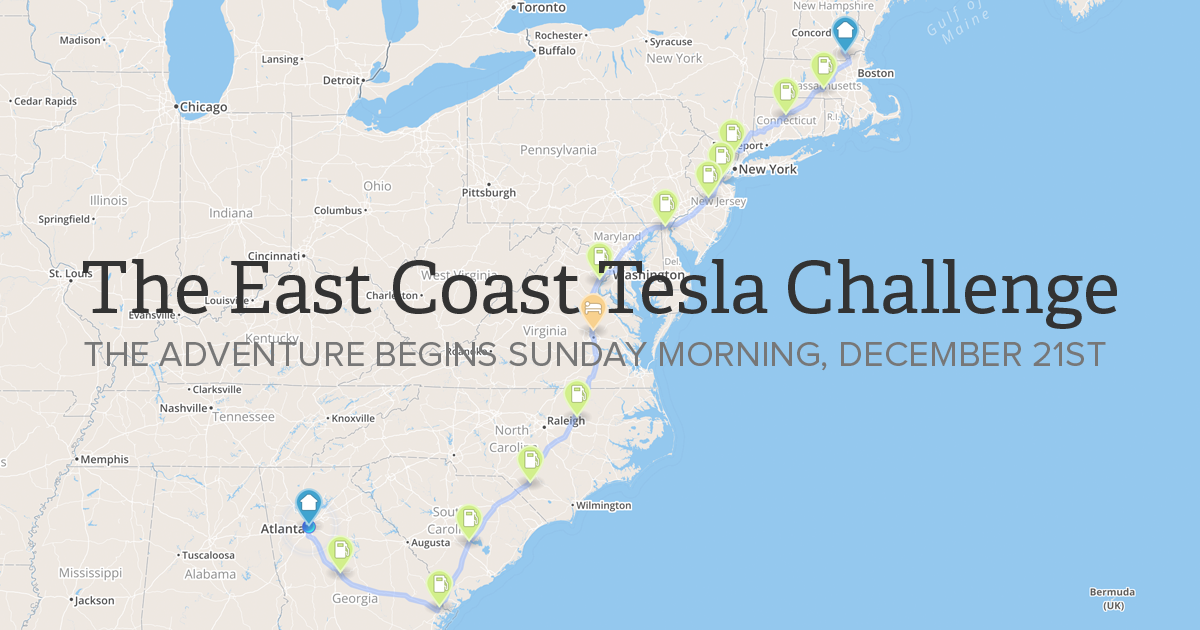
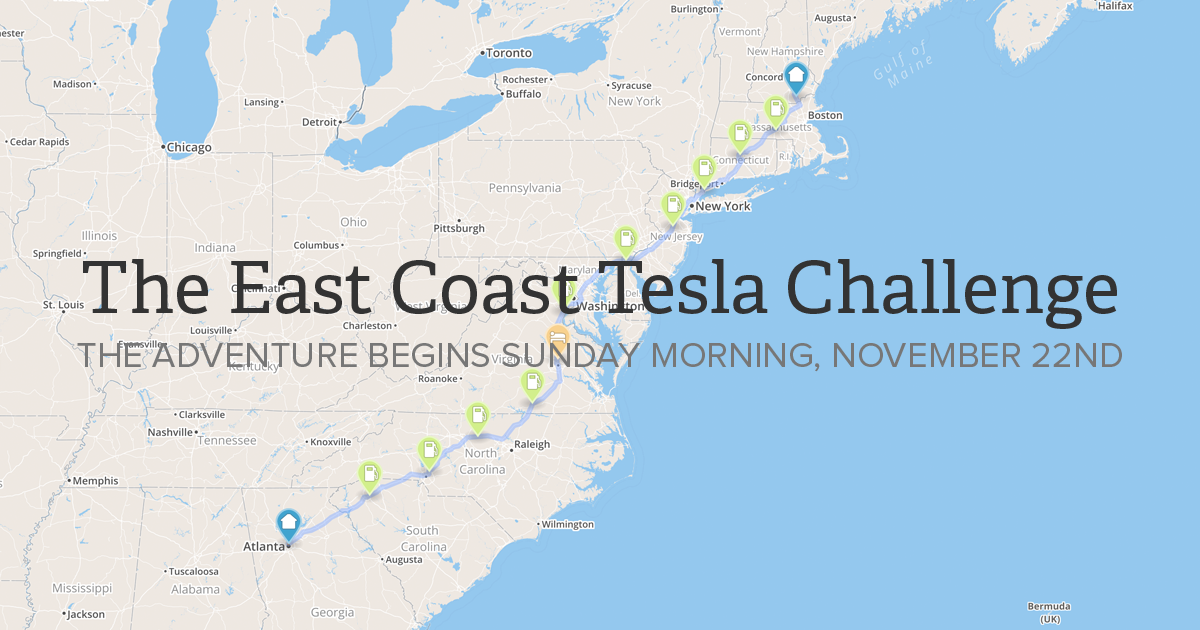
The second 1200 x 630 image is a revision of the first. Changes to its layers:
renamed "THE ADVENTURE BEGINS SUNDAY MORNING, DECEMBER 21ST" to "THE ADVENTURE BEGINS SUNDAY MORNING, NOVEMBER 22ND", painted on it over 77, 342, 1122, 372
added layer "Layer 2" above "Layer 1" over 0, 0, 1143, 630
